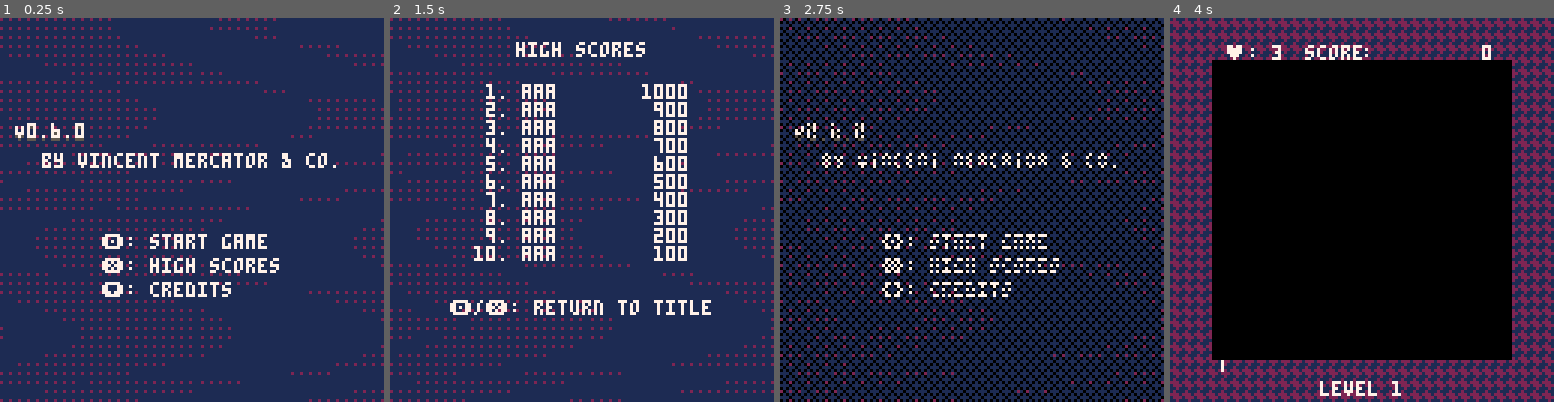
Above: before the commit, frames 1-4 (left to right).
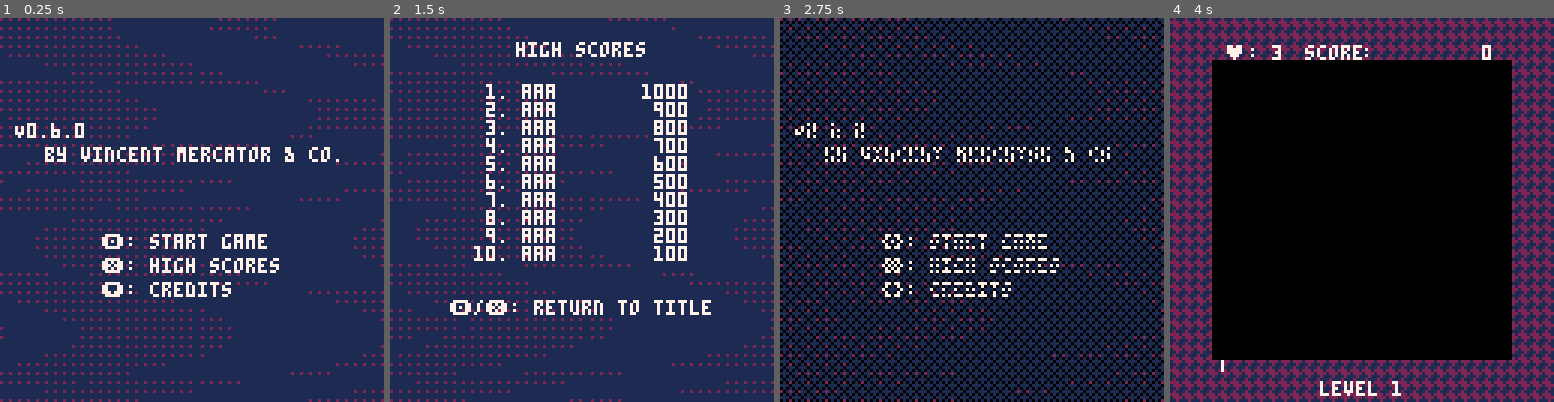
Above: after the commit, the same moments.

Repository: vm70/stratagem
Game: PICO-8 cartridge src/main.p8
Two runs of this game, one before a commit and one after it. Both use one fixed random seed, a clock stepped at 60 frames per second and the inputs below.
Inputs (mouse positions are in pixels of both pictures, inside the frame that each line leads up to):
- Up to frame 1 (0.25 s): no input
- Up to frame 2 (1.5 s): tap X (X key) at 0.33, 1.07 s; click (670, 121) at 0.67 s; tap O (Z key) at 0.7 s; click (436, 267) at 1.22 s
- Up to frame 3 (2.75 s): hold Right 1.6-2.1 s; tap O (Z key) at 1.7, 2.1, 2.5 s; click (887, 114) at 1.77 s; tap X (X key) at 1.85 s; hold Up 2.15-2.42 s; click (952, 259) at 2.32 s; hold Right from 2.47 s (still down)
- Up to frame 4 (4 s): click (1404, 106) at 2.87 s; tap O (Z key) at 2.9, 3.3, 3.7 s; tap X (X key) at 2.97 s; release Right at 3.03 s; hold Left 3.08-3.58 s; click (1465, 256) at 3.42 s; hold Down 3.63-3.97 s; click (1231, 102) at 3.97 s

The runs differ from the first frame. In frame 1, 2.0% of the frame differs, in the area x 3-89%, y 28-40%; in frame 2, nothing differs; in frame 3, 1.2%; in frame 4, nothing differs.

Commit message:
Don't use shadow-print on title text

Diff:
--- a/src/ui.lua
+++ b/src/ui.lua
@@ -391,28 +391,28 @@
 		TITLE_SPRITE.height
 	)
 	local version_text = "V" .. version.major .. "." .. version.minor .. "." .. version.patch
-	ShadowPrint(version_text, 64 - TITLE_SPRITE.width / 2, TITLE_SPRITE.y_offset + TITLE_SPRITE.height + 2, 7, 5)
-	-- print(
-	-- 	version_text,
-	-- 	64 - TITLE_SPRITE.width / 2,
-	-- 	TITLE_SPRITE.y_offset + TITLE_SPRITE.height + 2,
-	-- 	5
-	-- )
-	-- print(
-	-- 	version_text,
-	-- 	64 - TITLE_SPRITE.width / 2,
-	-- 	TITLE_SPRITE.y_offset + TITLE_SPRITE.height + 1,
-	-- 	7
-	-- )
-	Printc("by vincent mercator & co.", 64, TITLE_SPRITE.y_offset + TITLE_SPRITE.height + 12, 7)
+	print(version_text, 64 - TITLE_SPRITE.width / 2, TITLE_SPRITE.y_offset + TITLE_SPRITE.height + 2, 7)
+	Printc("by vincent mercator & co.", 65, TITLE_SPRITE.y_offset + TITLE_SPRITE.height + 10, 7)
 	Printc("\142: start game ", 64, 72, 7)
 	Printc("\151: high scores", 64, 80, 7)
 	Printc("\131: credits    ", 64, 88, 7)
 end
 
-function ShadowPrint(str, x, y, col_fg, col_bg)
+-- Draw the given string at the coordinates with a foreground color & shadow background color.
+---@param str string # string to print
+---@param x number # x-coordinate
+---@param y number # y-coordinate
+---@param col_fg number # foreground color
+---@param col_bg number # background shadow color
+---@param center? boolean # whether or not to print with `printc`; defaults to `false`.
+function ShadowPrint(str, x, y, col_fg, col_bg, center)
+	center = center or false
+	local temp_print = print
+	if center == true then
+		temp_print = Printc
+	end
 	for col_idx, col in ipairs({ col_bg, col_fg }) do
-		print(str, x, y + 2 - col_idx, col)
+		temp_print(str, x, y + 2 - col_idx, col)
 	end
 end
 
